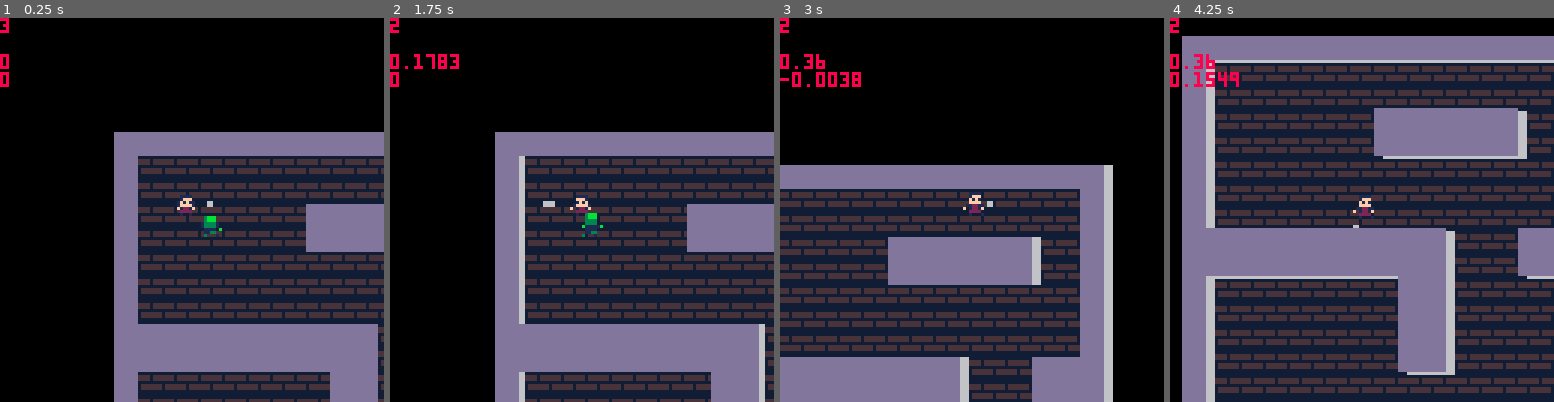
Above: before the commit, frames 1-4 (left to right).
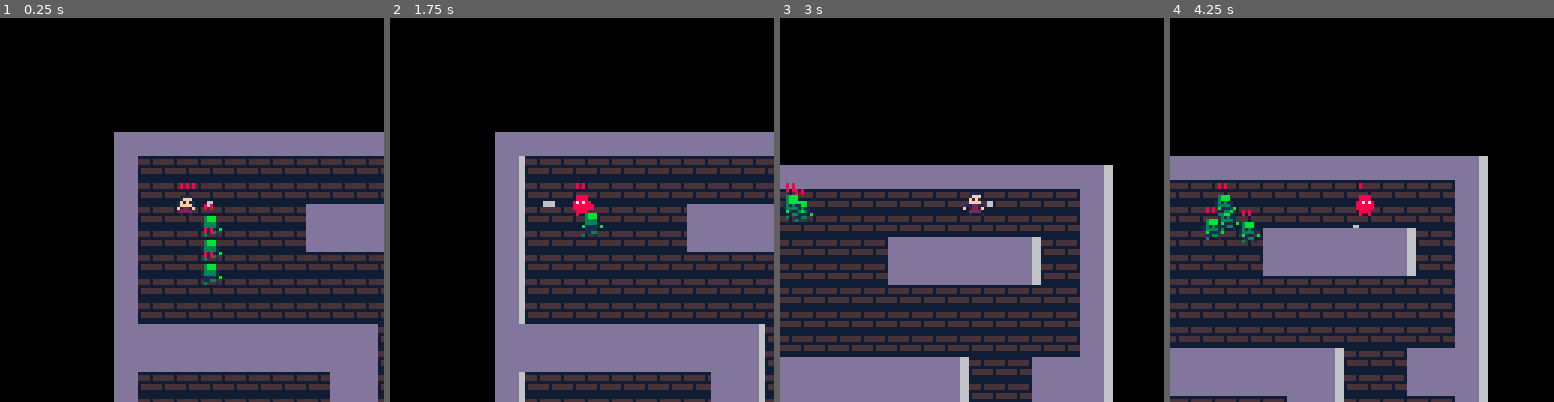
Above: after the commit, the same moments.

Repository: TripleADC/ZombiePico8
Game: PICO-8 cartridge zom8.p8
Two runs of this game, one before a commit and one after it. Both use one fixed random seed, a clock stepped at 60 frames per second and the inputs below.
Inputs:
- Up to frame 1 (0.25 s): no input
- Up to frame 2 (1.75 s): tap X (X key) at 0.33, 1.07 s; tap O (Z key) at 0.7, 1.7 s; hold Right from 1.6 s (still down)
- Up to frame 3 (3 s): tap X (X key) at 1.85, 2.97 s; release Right at 2.1 s; tap O (Z key) at 2.1, 2.5, 2.9 s; hold Up 2.15-2.42 s; hold Right from 2.47 s (still down)
- Up to frame 4 (4.25 s): release Right at 3.03 s; hold Left 3.08-3.58 s; tap O (Z key) at 3.3, 3.7, 4.1 s; hold Down 3.63-3.97 s; hold Right from 4.02 s (still down); tap X (X key) at 4.08 s

The runs differ from the first frame. In frame 1, 0.7% of the frame differs, in the area x 0-58%, y 0-70%; in frame 2, 0.7%; in frame 3, 1.1%; in frame 4, 79%, in the area x 0-100%, y 0-100%.

Commit message:
Implemented Health
Implemented:
- Health bars
- Invincibility/hit sprites
- Invincibility behaviour
- Zombie death behaviour

Diff:
--- a/zom8.p8
+++ b/zom8.p8
@@ -16,6 +16,9 @@
     --enemies init
     zombies={}
     make_zombie(4,4)
+    make_zombie(4,5)
+    make_zombie(4,6)
+    make_zombie(4,7)
 
     --map init
     m=make_map()
@@ -55,11 +58,11 @@
     end
 
     --debug
-    print(p.health,p.x*8-62,p.y*8-62,8)
-	-- print(p.x,p.x*8-62,p.y*8-62,8)
-	-- print(p.y,p.x*8-62,p.y*8-56,8)
-	print(p.dx,p.x*8-62,p.y*8-50,8)
-	print(p.dy,p.x*8-62,p.y*8-44,8)
+    -- print(p.health,p.x*8-62,p.y*8-62,8)
+	-- -- print(p.x,p.x*8-62,p.y*8-62,8)
+	-- -- print(p.y,p.x*8-62,p.y*8-56,8)
+	-- print(p.dx,p.x*8-62,p.y*8-50,8)
+	-- print(p.dy,p.x*8-62,p.y*8-44,8)
 end
 
 function _update()
@@ -111,7 +114,7 @@
         max_dy=0.4,
         accel=0.1,
 
-        health = 3,
+        health=3,
 
         invincible=false,
         invincible_frames=30,
@@ -199,6 +202,10 @@
                 end
             end
 
+            if self.invincible then
+                self.sp = 25
+            end
+
             -- facing left or right
             if(self.facing == 3 or (self.dx < 0 and self.facing == 4)) then
                 self.sp_flip = true
@@ -207,6 +214,9 @@
             end
 
             spr(self.sp,(self.x*8)-4,(self.y*8)-4, 1, 1, self.sp_flip)
+
+            -- Drawing health
+            draw_health(self)
         end,
 
         update=function(self)
@@ -237,6 +247,11 @@
 
             self.dx*=frict
 			self.dy*=frict
+        end,
+
+        loseHealth=function(self)
+            self.health-=1
+            self.invincible=true
         end
     }
 
@@ -256,6 +271,9 @@
 		max_dy=0.15,
 		accel=0.075,
 
+        health=2,
+        hit=false,
+
         sp=4,
         sp_frames=0,
         sp_flip=false,
@@ -304,15 +322,16 @@
 		end,
 
 		draw=function(self)
-            for t in all(self.pathToP) do
-                print("p", t.x*8, t.y*8, 7)
-            end
+            -- for t in all(self.pathToP) do
+            --     print("p", t.x*8, t.y*8, 7)
+            -- end
 
             -- CONTENDER FOR REPEATED CODE
             -- Drawing sprites
             self.sp_frames+=1
             if(self.sp_frames == 30) then
                 self.sp_frames = 0
+                self.hit = false
             end
 
             if(self.sp_frames >= 15) then
@@ -329,6 +348,10 @@
                 end
             end
 
+            if self.hit then
+                self.sp = 37
+            end
+
             -- Setting up facing
             if self.dx < 0 then
                 self.sp_flip=true
@@ -338,8 +361,18 @@
 
 			spr(self.sp,(self.x*8)-4,(self.y*8)-4, 1, 1, self.sp_flip)
 
-
-		end
+            -- Drawing health
+            draw_health(self)
+		end,
+
+        loseHealth=function(self)
+            self.health-=1
+            self.hit=true
+
+            if self.health == 0 then
+                del(zombies, self)
+            end
+        end
 		})
     z_id+=1
 end
@@ -375,6 +408,18 @@
     end
 end
 
+function draw_health(e)
+    incrementor=-2
+    iterator=0
+
+    while (iterator < e.health) do
+        rectfill((e.x*8)+incrementor,(e.y*8)-7,(e.x*8)+incrementor,(e.y*8)-6,8)
+
+        iterator+=1
+        incrementor+=2
+    end
+end
+
 function make_projectile(p, pdx, pdy)
     add(proj,{
 		sp=49,
@@ -546,8 +591,7 @@
 -- enemy collisions
 function enemy_collide(p, z)
     if not p.invincible and detect_collide(p, z, 0.5) then
-        p.invincible = true
-        p.health -= 1
+        p:loseHealth()
 
         -- both going same direction, repel one
         local a = (p.dx > 0 and z.dx > 0) or (p.dx < 0 and z.dx < 0)
@@ -570,7 +614,7 @@
 
 function projectile_collide(z, p)
     if detect_collide(p, z, 0.5) then
-        del(zombies, z)
+        z:loseHealth()
         del(proj, p)
     end
 end
@@ -629,21 +673,21 @@
 000000008888888866666666ddddddddbbbbbbbbaaaaaaaa00000000000000000000000000000000000000000000000000000000000000000000000000000000
 000000008888888866666666ddddddddbbbbbbbbaaaaaaaa00000000000000000000000000000000000000000000000000000000000000000000000000000000
 00000000000000000011110000111100000000000000000000111100001111000000000000000000000000000000000000000000000000000000000000000000
-0000000000111100001fff00001fff00001111000011110000111f00001111000011110000000000000000000000000000000000000000000000000000000000
-00000000001fff0000f1f10000f1f100001fff0000111f0000111f0000111f0000111f0000000000000000000000000000000000000000000000000000000000
-0000000001f1f11000ffff0000ffff0000f1f10001111f1000ffff0000ffff0000111f0000000000000000000000000000000000000000000000000000000000
-0000000001ffff10001221000112211001ffff1001111110001111000111111001ffff1000000000000000000000000000000000000000000000000000000000
-000000000f1221f000f22f00f01221f00f12210f0f1111f000111100f01111f00f11110f00000000000000000000000000000000000000000000000000000000
-00000000002222000022220000222200002222000022220000222200002222000022220000000000000000000000000000000000000000000000000000000000
-00000000001001000010010000100010010001000010010000100100001000100100010000000000000000000000000000000000000000000000000000000000
+0000000000111100001fff00001fff00001111000011110000111f00001111000011110000888800000000000000000000000000000000000000000000000000
+00000000001fff0000f1f10000f1f100001fff0000111f0000111f0000111f0000111f0000888800000000000000000000000000000000000000000000000000
+0000000001f1f11000ffff0000ffff0000f1f10001111f1000ffff0000ffff0000111f0008878780000000000000000000000000000000000000000000000000
+0000000001ffff10001221000112211001ffff1001111110001111000111111001ffff1008888880000000000000000000000000000000000000000000000000
+000000000f1221f000f22f00f01221f00f12210f0f1111f000111100f01111f00f11110f08888880000000000000000000000000000000000000000000000000
+00000000002222000022220000222200002222000022220000222200002222000022220000888800000000000000000000000000000000000000000000000000
+00000000001001000010010000100010010001000010010000100100001000100100010000800800000000000000000000000000000000000000000000000000
 0000000000000000003bbb0000000000003bbb000000000000000000000000000000000000000000000000000000000000000000000000000000000000000000
-00000000003bbb00003bbb00003bbb00003bbb000000000000000000000000000000000000000000000000000000000000000000000000000000000000000000
-00000000003bbb0000313100003bbb00003333000000000000000000000000000000000000000000000000000000000000000000000000000000000000000000
-00000000013131100033330001333310003333000000000000000000000000000000000000000000000000000000000000000000000000000000000000000000
-00000000013333100011b11b013333100b11111b0000000000000000000000000000000000000000000000000000000000000000000000000000000000000000
-0000000000b1110b001111000011110b001111000000000000000000000000000000000000000000000000000000000000000000000000000000000000000000
-00000000001133000011330000113300001133000000000000000000000000000000000000000000000000000000000000000000000000000000000000000000
-00000000003000100300010000300010030001000000000000000000000000000000000000000000000000000000000000000000000000000000000000000000
+00000000003bbb00003bbb00003bbb00003bbb000088880000000000000000000000000000000000000000000000000000000000000000000000000000000000
+00000000003bbb0000313100003bbb00003333000088880000000000000000000000000000000000000000000000000000000000000000000000000000000000
+00000000013131100033330001333310003333000887878000000000000000000000000000000000000000000000000000000000000000000000000000000000
+00000000013333100011b11b013333100b11111b0888888000000000000000000000000000000000000000000000000000000000000000000000000000000000
+0000000000b1110b001111000011110b001111000088880800000000000000000000000000000000000000000000000000000000000000000000000000000000
+00000000001133000011330000113300001133000088880000000000000000000000000000000000000000000000000000000000000000000000000000000000
+00000000003000100300010000300010030001000080008000000000000000000000000000000000000000000000000000000000000000000000000000000000
 00000000000000000000000000000000000000000000000000000000000000000000000000000000000000000000000000000000000000000000000000000000
 00000000000000000000000000000000000000000000000000000000000000000000000000000000000000000000000000000000000000000000000000000000
 00000000000000000000000000000000000000000000000000000000000000000000000000000000000000000000000000000000000000000000000000000000
